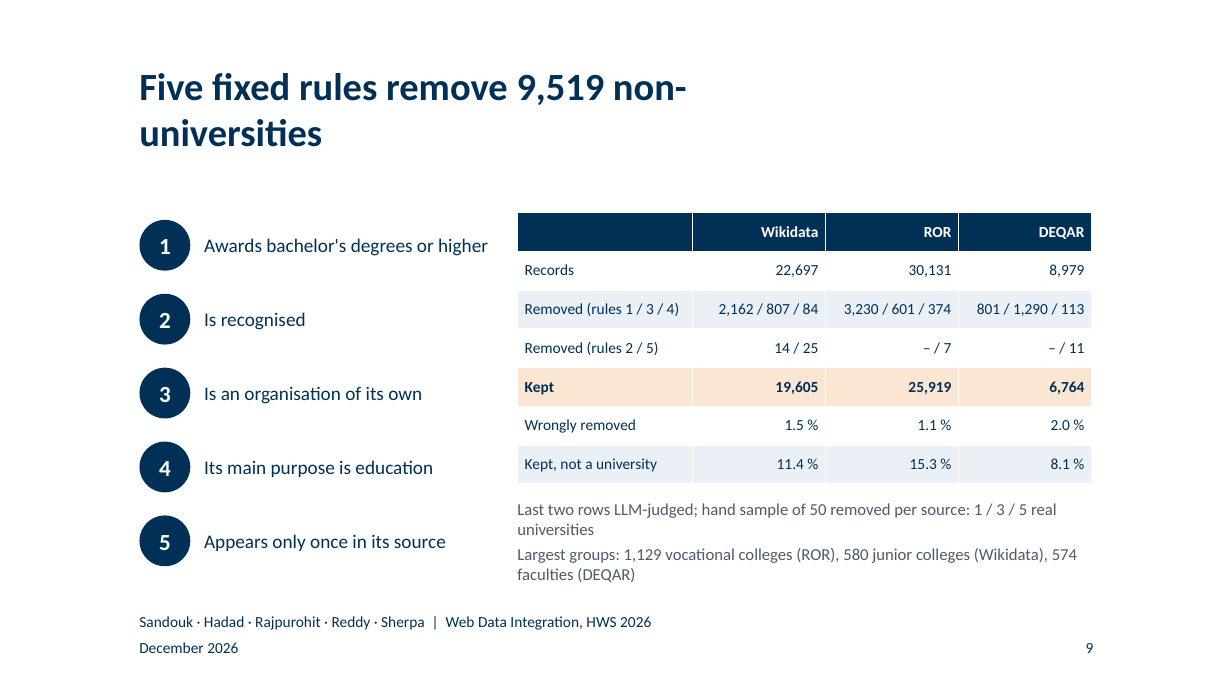
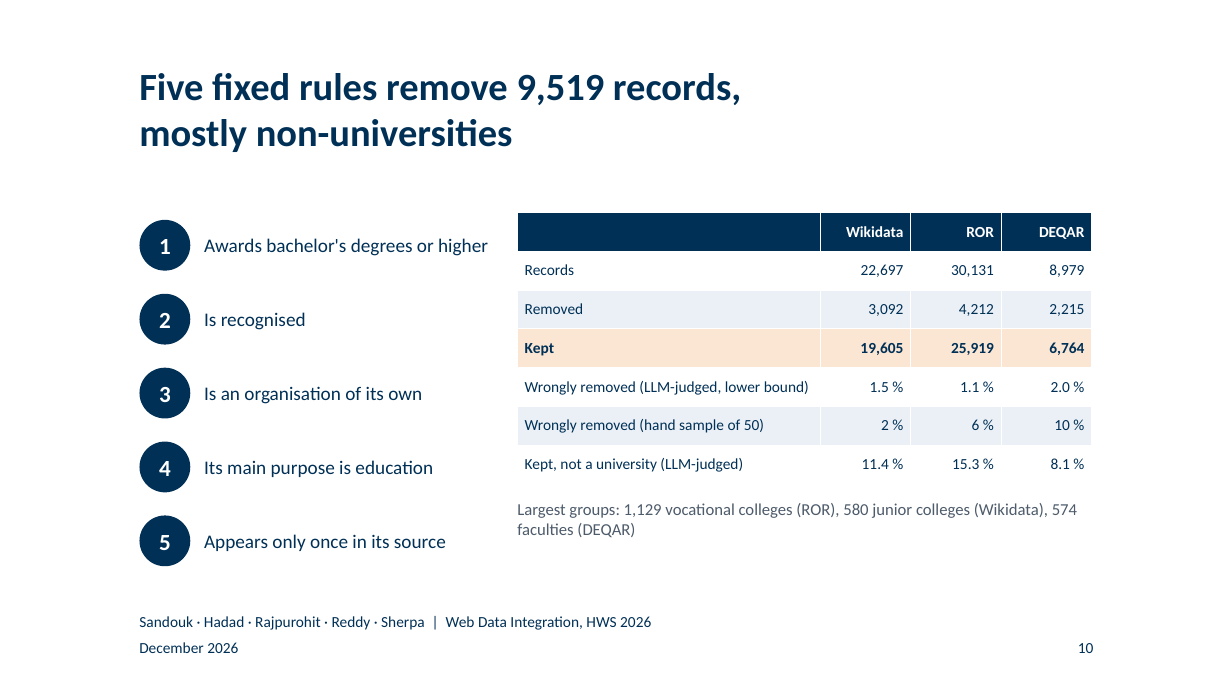
Before and after one commit to BlackSamuron0305/Web-Data-Integration-Project-HWS2026, a slide deck: slide 10 of submission/final-presentation/final_presentation.pptx (slide 9 before the commit). Drawn at 1232x693 pixels with LibreOffice and Linux fonts; fonts in the diff are those of the drawing; background and template pictures are left out. Boxes give left, top, right and bottom in pixels: in the first picture for what was removed or moved away, otherwise in the second. Text is boxed around its words. In the diff, an @@ line names an element or a change of style, - is before the commit and + after.

```diff
--- a/submission/final-presentation/final_presentation.pptx
+++ b/submission/final-presentation/final_presentation.pptx
@@ title at [139, 73, 741, 152]: text changed @@
-Five fixed rules remove 9,519 non-universities
+Five fixed rules remove 9,519 records, mostly non-universities
@@ table at [517, 212, 1092, 484] @@
-row 3: Removed (rules 1 / 3 / 4) | 2,162 / 807 / 84 | 3,230 / 601 / 374 | 801 / 1,290 / 113
-row 4: Removed (rules 2 / 5) | 14 / 25 | – / 7 | – / 11
+row 3: Removed | 3,092 | 4,212 | 2,215
-row 6: Wrongly removed | 1.5 % | 1.1 % | 2.0 %
-row 7: Kept, not a university | 11.4 % | 15.3 % | 8.1 %
+row 5: Wrongly removed (LLM-judged, lower bound) | 1.5 % | 1.1 % | 2.0 %
+row 6: Wrongly removed (hand sample of 50) | 2 % | 6 % | 10 %
+row 7: Kept, not a university (LLM-judged) | 11.4 % | 15.3 % | 8.1 %
@@ fill #FFFFFF to #FBE6D4 in row 4 @@
@@ fill #FBE6D4 to #FFFFFF in row 5 @@
@@ fill #FFFFFF to #EAF0F6 in row 6 @@
@@ fill #EAF0F6 to #FFFFFF in row 7 @@
@@ text at [517, 503, 1057, 535]: paragraph removed @@
-Last two rows LLM-judged; hand sample of 50 removed per source: 1 / 3 / 5 real universities
@@ page number at [1078, 643, 1094, 653]: text changed @@
-9
+10
```
Also in this commit, not shown: 15 other slides changed, 1 slide added, 16 other files.
